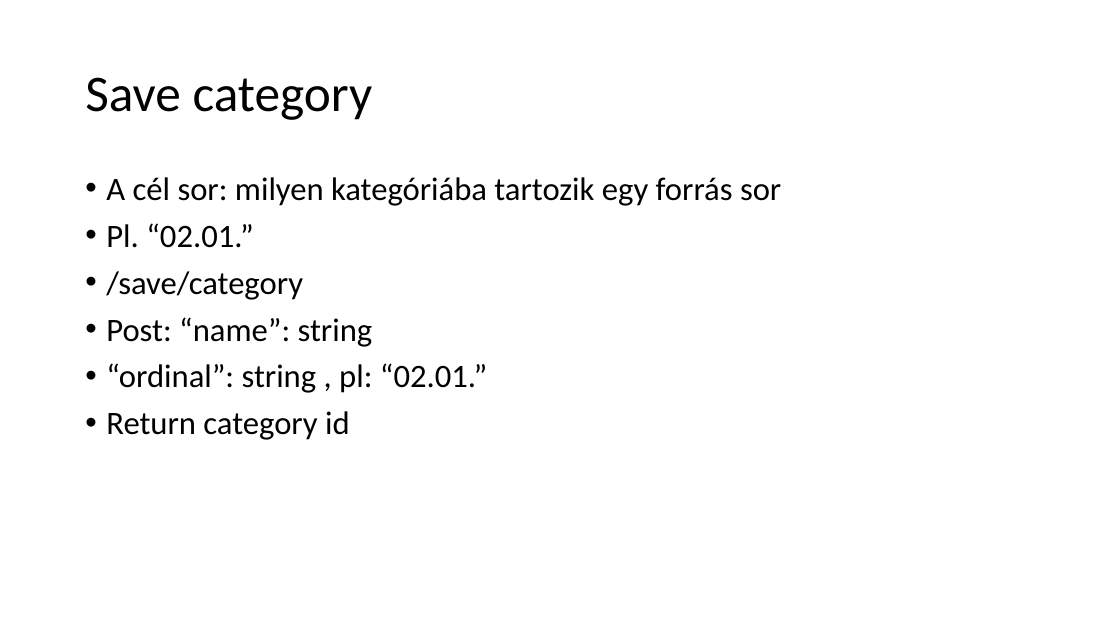
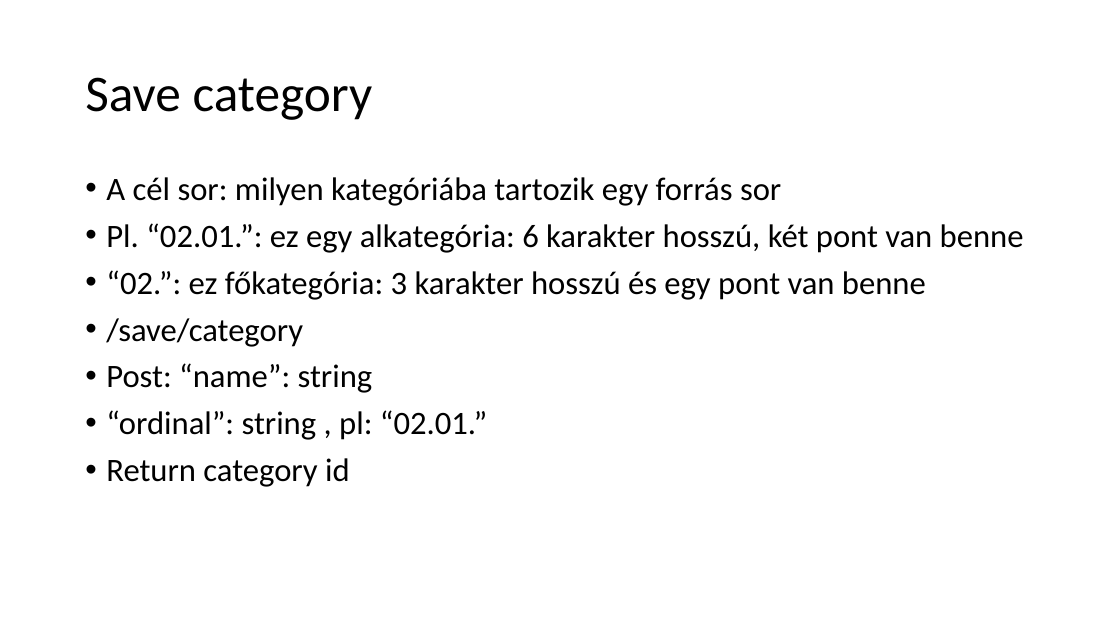
Before and after one commit to ejanos/strabag, a slide deck: slide 3 of python WebAPI.ppt (slide 4 before the commit). Drawn at 1120x630 pixels with LibreOffice and Linux fonts; fonts in the diff are those of the drawing. Boxes give left, top, right and bottom in pixels: in the first picture for what was removed or moved away, otherwise in the second. Text is boxed around its words. In the diff, an @@ line names an element or a change of style, - is before the commit and + after.

```diff
--- a/python WebAPI.ppt
+++ b/python WebAPI.ppt
@@ text at [106, 223, 1024, 300]: text changed @@
-• Pl. “02.01.”
+• Pl. “02.01.”: ez egy alkategória: 6 karakter hosszú, két pont van benne
+• “02.”: ez főkategória: 3 karakter hosszú és egy pont van benne
```
Also in this commit, not shown: 1 other slide changed, 1 slide added, 1 slide removed, 5 other files.
